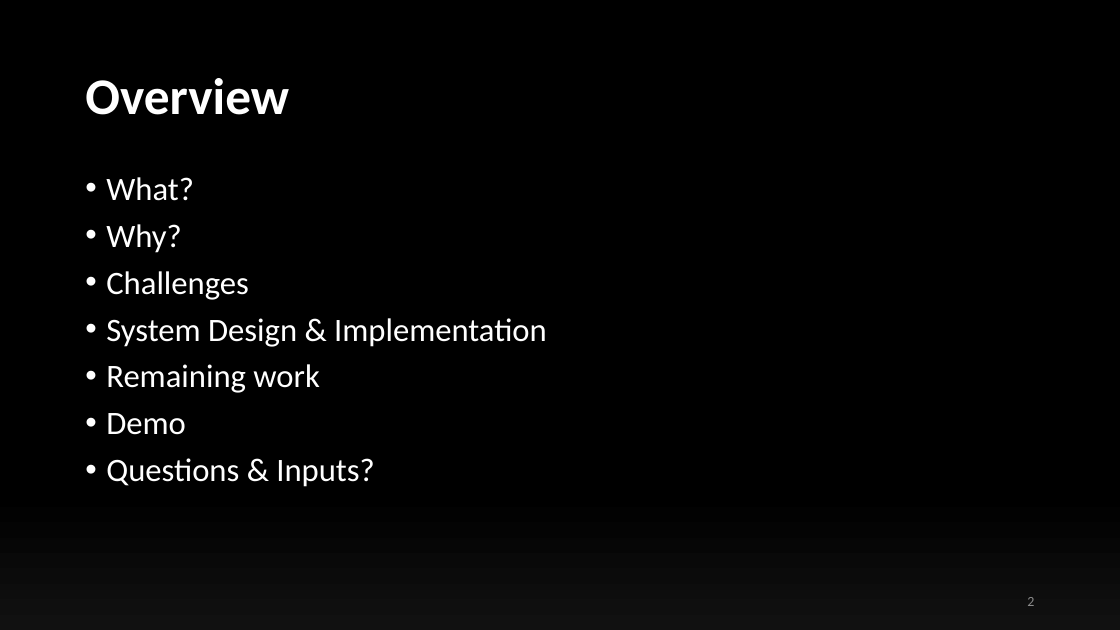
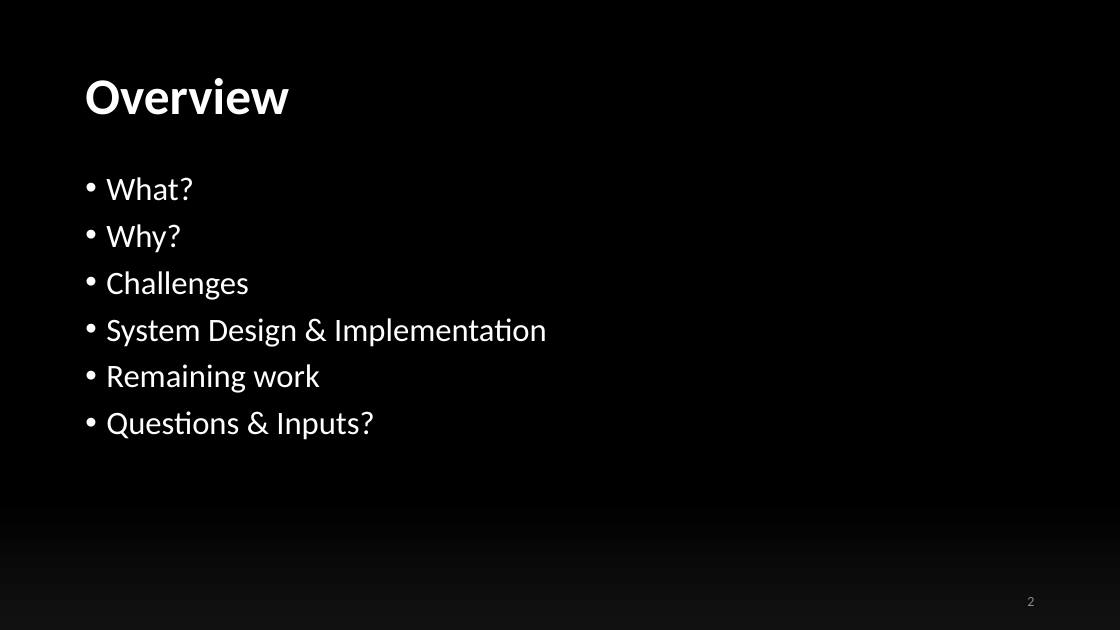
Before and after one commit to ollyblink/mt2, a slide deck: slide 2 of TomP2PTrials/files/presentations/InterimPresentation.pptx. Drawn at 1120x630 pixels with LibreOffice and Linux fonts; fonts in the diff are those of the drawing. Boxes give left, top, right and bottom in pixels: in the first picture for what was removed or moved away, otherwise in the second. Text is boxed around its words. In the diff, an @@ line names an element or a change of style, - is before the commit and + after.

```diff
--- a/TomP2PTrials/files/presentations/InterimPresentation.pptx
+++ b/TomP2PTrials/files/presentations/InterimPresentation.pptx
@@ text at (106, 413, 186, 435): paragraph removed @@
-• Demo
```
Also in this commit, not shown: 11 other slides changed, 1 slide removed, 12 other files.
